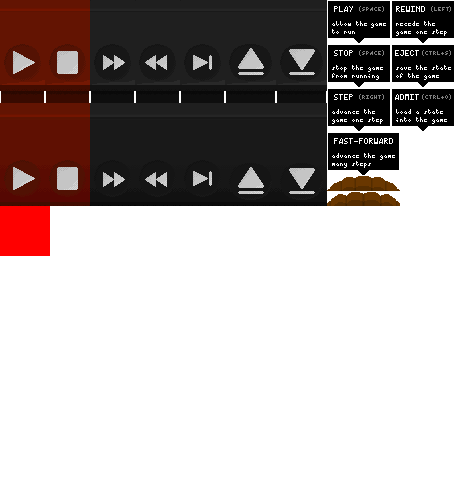
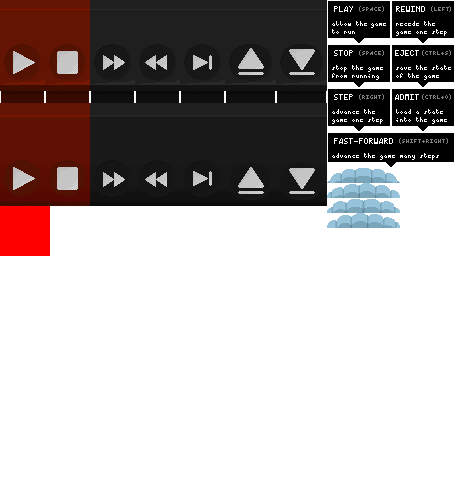
Before/after of a 455×491 layered artwork. What changed in the layer stack:
painted on "MESSAGES" over [left=328, top=133, right=454, bottom=176]
painted on "WHEEL" over [left=327, top=168, right=400, bottom=228]
